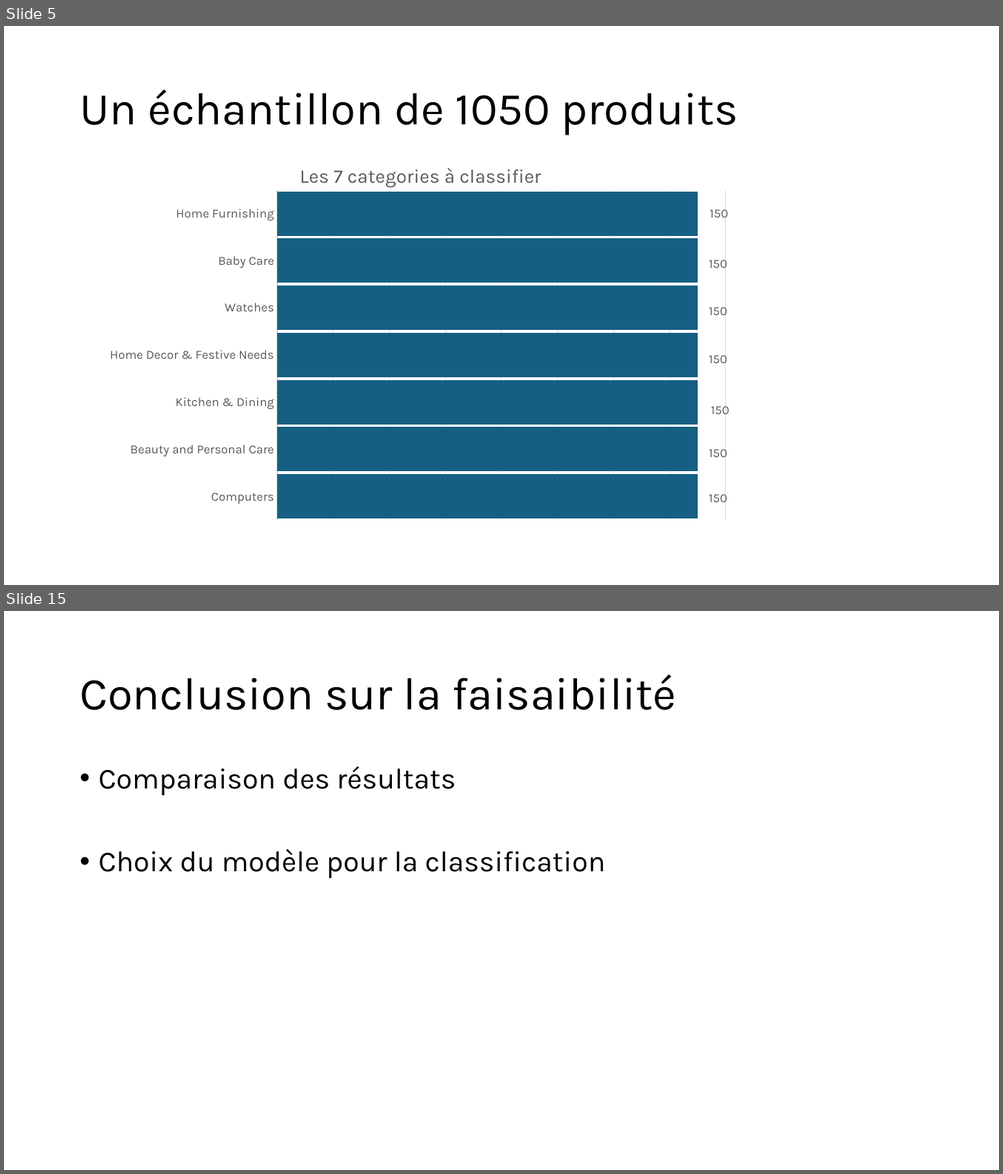
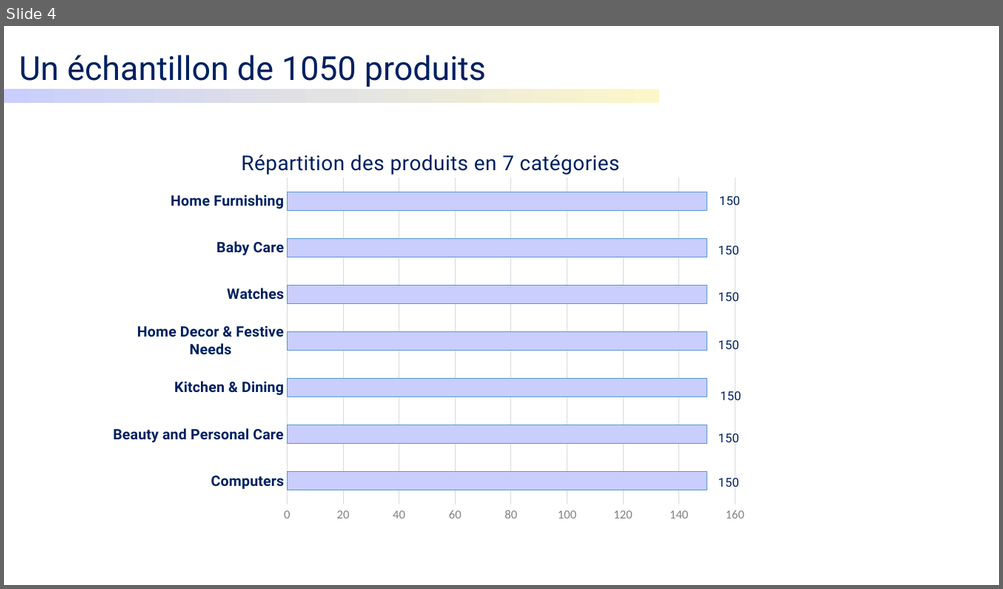
Before and after one commit to Hedredo/oc_projet_6, a slide deck: 5_presentation_072024.pptx. Shown one above the other, each under a label of ours: slides 5 and 15 before the commit, slide 4 after it; the slides between them are not shown. The pictures are 1003x1174 and 1003x589 pixels, drawn with LibreOffice and Linux fonts; fonts in the diff are those of the drawing. Boxes give left, top, right and bottom in pixels: in the first picture for what was removed or moved away, otherwise in the second. Text is boxed around its words. In the diff, an @@ line names an element or a change of style, - is before the commit and + after.

```diff
--- a/5_presentation_072024.pptx
+++ b/5_presentation_072024.pptx
@@ slide 15 removed at bbox=[4, 611, 999, 1170], background #FFFFFF @@
@@ title removed at bbox=[79, 675, 676, 710] @@
-Conclusion sur la faisaibilité
@@ text removed at bbox=[99, 766, 606, 879] @@
-• Comparaison des résultats
-• Choix du modèle pour la classification
@@ what was slide 5 is now slide 4 @@
@@ slide 4 changed as well @@
@@ text "Un échantillon de 1050 produits": place and size @@
-text "Un échantillon de 1050 produits" at bbox=[79, 90, 738, 136]
+text "Un échantillon de 1050 produits" at bbox=[19, 55, 486, 87]
@@ text "Un échantillon de 1050 produits" at bbox=[19, 55, 486, 87]: size 44 to 32 pt, font Karla to Roboto, text colour #000000 to #002060; line spacing 0.9 to 1; vertical alignment middle to top @@
@@ rounded rectangle added at bbox=[4, 90, 659, 103], fill gradient #FCF7C9 to #E3E3E3 to #C9CEFC @@
@@ bar chart at bbox=[113, 136, 747, 522] @@
@@ title "Les 7 categories à classifier " to "Répartition des produits en 7 catégories " @@
@@ colour of Series 1 #156082 to #C9CEFC @@
@@ data labels of Series 1 changed @@
@@ category axis changed @@
@@ value axis changed @@
@@ bar spacing changed @@
@@ lettering changed @@
@@ bar chart: place and size @@
-bar chart at bbox=[104, 147, 738, 534]
+bar chart at bbox=[113, 136, 747, 522]
```
Also in this commit, not shown: 2 other slides changed, 22 slides added, 17 other slides removed, 14 other files.
